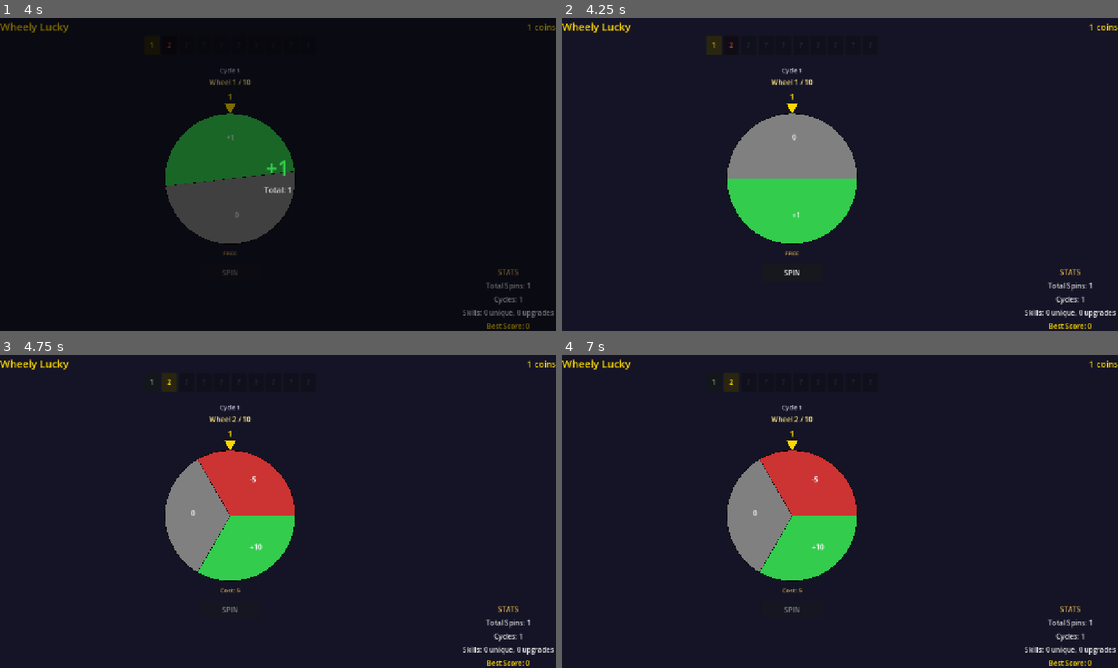
Above: before the commit, frames 1-4 (two rows, left to right).
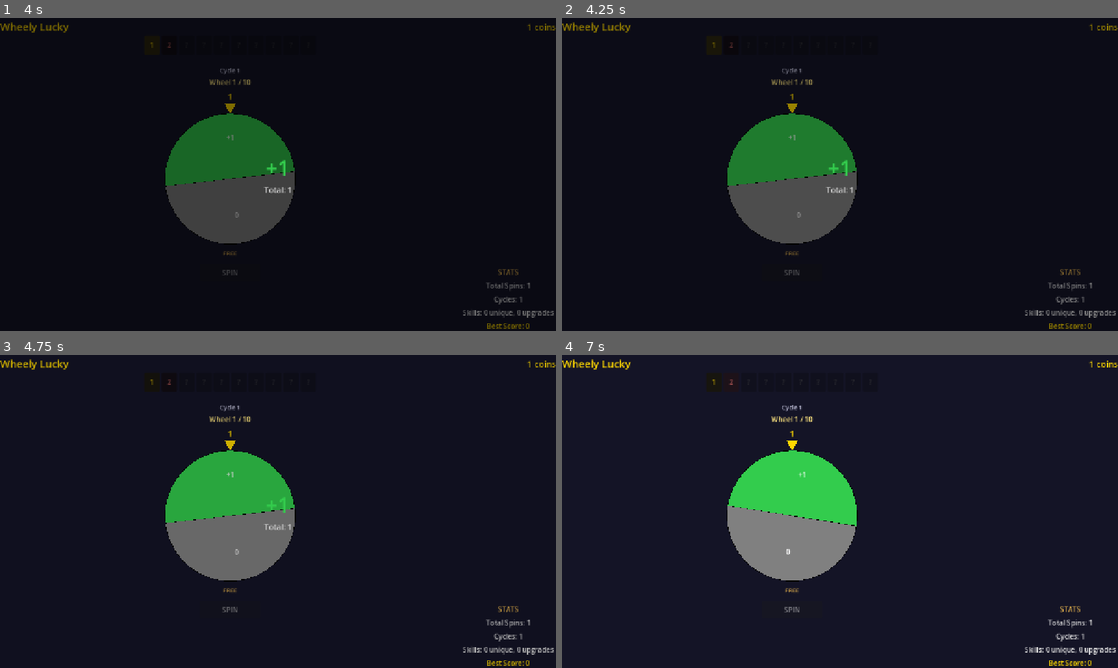
Above: after the commit, the same moments.

Repository: chelij/wheelylucky
Game: Godot game, scene res://scenes/main.tscn
Two runs of this game, one before a commit and one after it. Both use one fixed random seed, a clock stepped at 60 frames per second and the inputs below.
Inputs (mouse positions are in pixels of both pictures, inside the frame that each line leads up to):
- Up to frame 1 (4 s): click "1" at 0.5 s; click "SPIN" at 1.25 s; click "1" at 2 s; click "1" at 2.75 s
- Up to frame 2 (4.25 s): no input
- Up to frame 3 (4.75 s): click "2" at 4.25 s
- Up to frame 4 (7 s): click "2" at 5 s; click (789, 608) at 5.75 s, where only the run after the commit has a clickable "SPIN"; click "2" at 6.5 s

Frame 1 is identical in both runs. In frame 2, 8.6% of the frame differs, in the area x 0-100%, y 1-100%; in frame 3, 7.2%; in frame 4, 6.1%.

Commit message:
Fix: tween Background.modulate instead of CanvasLayer property
CanvasLayer has no modulate/self_modulate - tween the ColorRect child
which is the actual visual element.

Diff:
--- a/scripts/result_popup.gd
+++ b/scripts/result_popup.gd
@@ -5,6 +5,7 @@
 
 @onready var result_label: Label = $VBoxContainer/ResultLabel
 @onready var total_label: Label = $VBoxContainer/TotalLabel
+@onready var background: ColorRect = $Background
 
 func show_result(delta: int, outcome_color: Color):
 	if delta > 0:
@@ -20,7 +21,7 @@
 	var tween = create_tween()
 	tween.tween_property(self, "scale", Vector2(1.2, 1.2), 0.1)
 	tween.tween_property(self, "scale", Vector2(1.0, 1.0), 0.1)
-	tween.tween_property(self, "self_modulate", Color(1, 1, 1, 0), 1.2)
+	tween.tween_property(background, "modulate", Color(1, 1, 1, 0), 1.2)
 	tween.tween_callback(_on_fade_done)
 
 func _on_fade_done():
